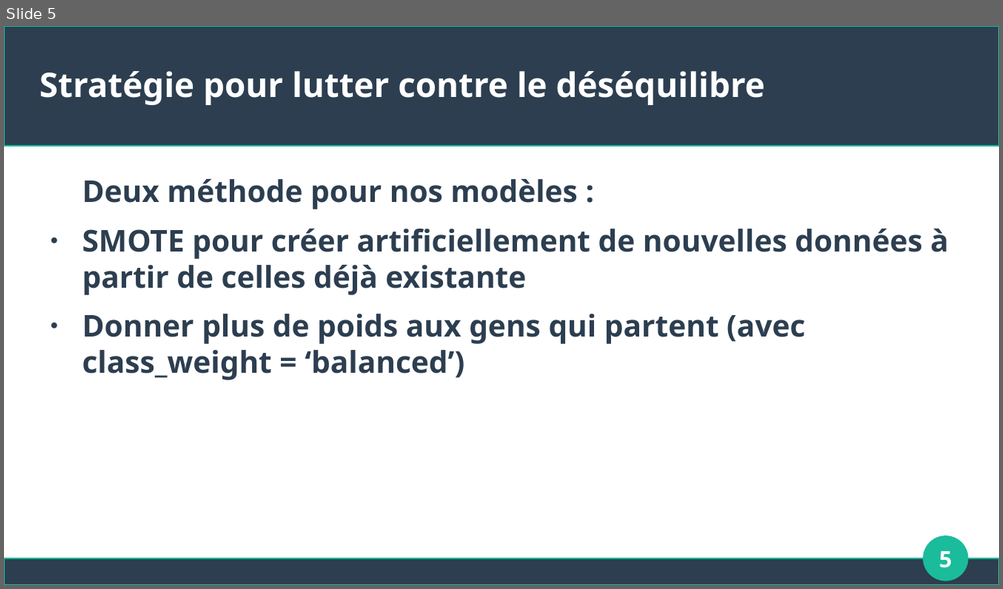
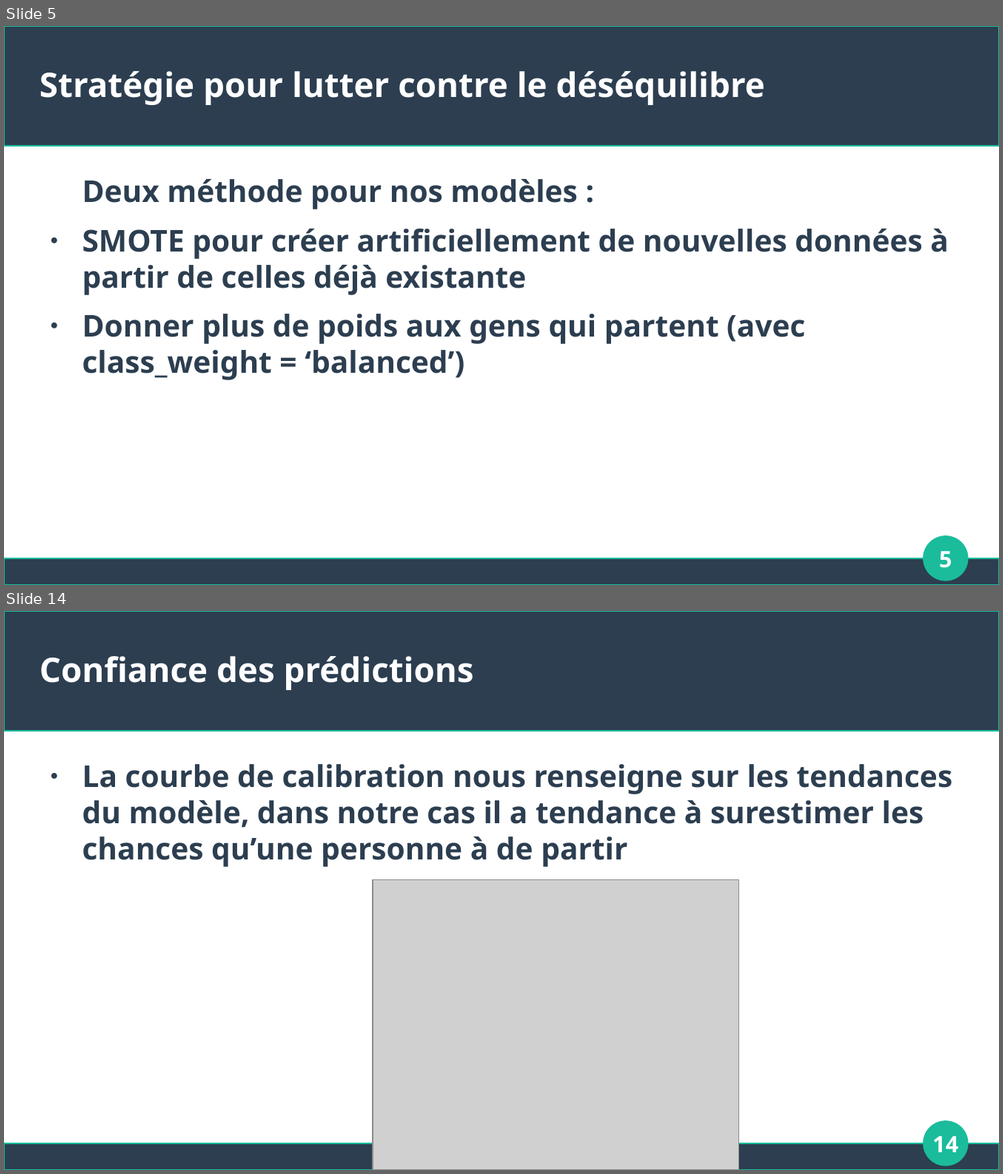
Before and after one commit to Apinsun/Projet4, a slide deck: presentation.odp. Shown one above the other, each under a label of ours: slide 5 before the commit, slides 5 and 14 after it; the slides between them are not shown. The pictures are 1003x589 and 1003x1174 pixels, drawn with LibreOffice and Linux fonts; fonts in the diff are those of the drawing; grey boxes stand for pictures. Boxes give left, top, right and bottom in pixels: in the first picture for what was removed or moved away, otherwise in the second. Text is boxed around its words. In the diff, an @@ line names an element or a change of style, - is before the commit and + after.

```diff
--- a/presentation.odp
+++ b/presentation.odp
@@ slide 14 added at [4,611,999,1170], background #FFFFFF; not listed: 3 template elements that a slide beside it also shows @@
@@ title added at [40,656,474,690], 27 pt, text #FFFFFF, bold @@
+Confiance des prédictions
@@ text added at [82,764,952,867], 24 pt, text #2C3E50, bold @@
+● La courbe de calibration nous renseigne sur les tendances du modèle, dans notre cas il a tendance à surestimer les chances qu’une personne à de partir
@@ picture added at [373,880,740,1170] @@
@@ page number added at [932,1136,958,1153], 18 pt, text #FFFFFF, bold @@
+14
```
Also in this commit, not shown: 2 slides changed, 12 other slides added, 1 slide removed, 1 other file.
